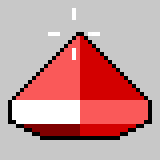
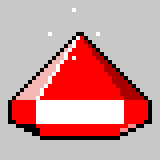
Before/after of a 160x160 layered artwork. What changed in the layer stack:
renamed "Layer 2 copy 3" to "4", painted on it over [52, 12, 100, 60]
renamed "Layer 1" to "diamond2", hid it over [12, 32, 148, 136]
